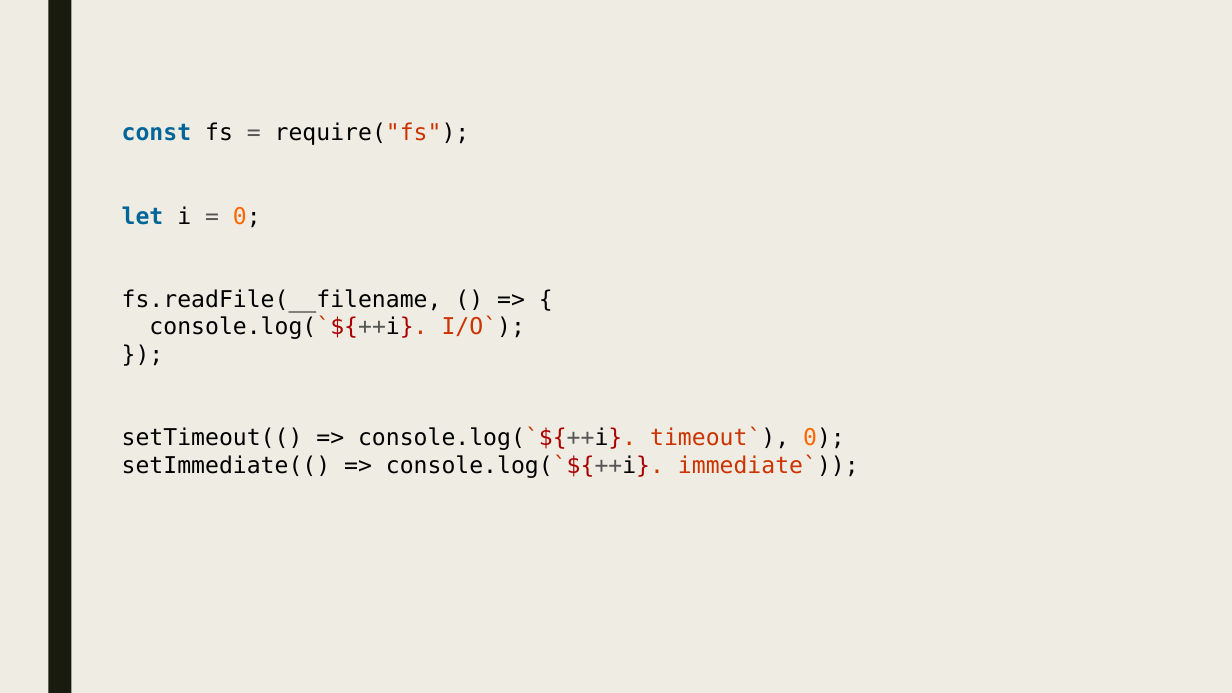
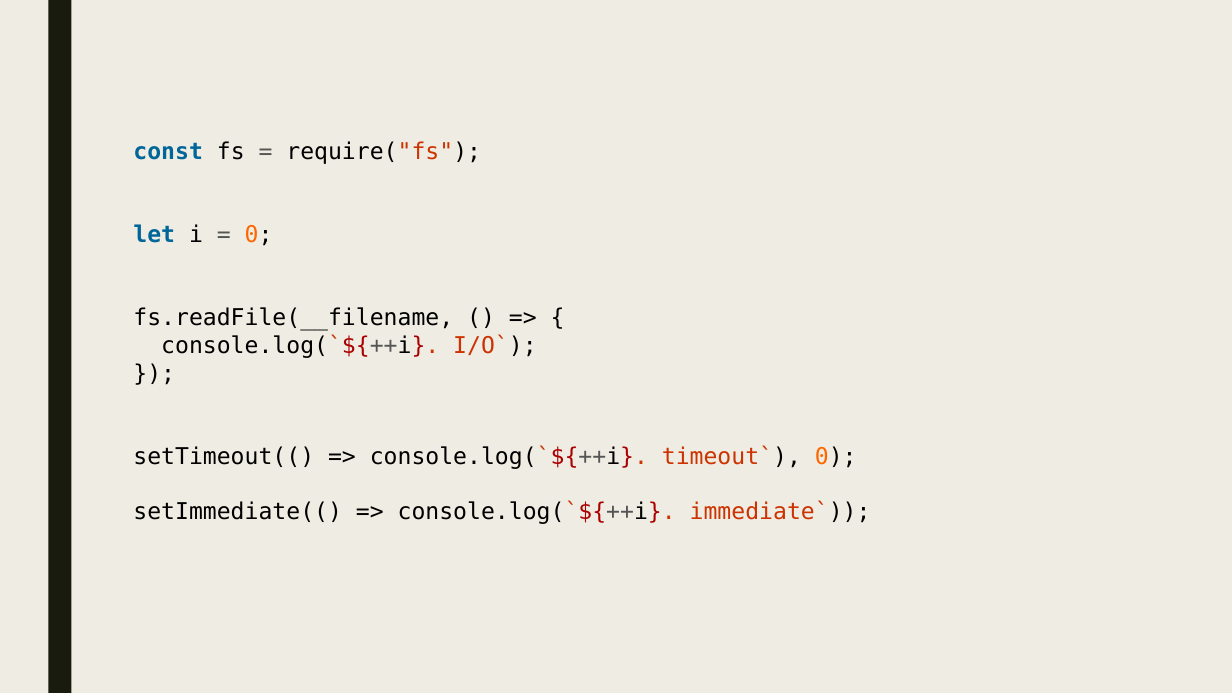
Before and after one commit to nabriski/lectures, a slide deck: slide 7 of event-loop/prez.pptx (slide 6 before the commit). Drawn at 1232x693 pixels with LibreOffice and Linux fonts; fonts in the diff are those of the drawing. Boxes give left, top, right and bottom in pixels: in the first picture for what was removed or moved away, otherwise in the second. Text is boxed around its words. In the diff, an @@ line names an element or a change of style, - is before the commit and + after.

```diff
--- a/event-loop/prez.pptx
+++ b/event-loop/prez.pptx
@@ text "const fs = require("fs");" rewrapped from [122,122,859,478] to [133,141,871,524] @@
```
Also in this commit, not shown: 2 other slides changed, 7 slides added, 3 other files.
